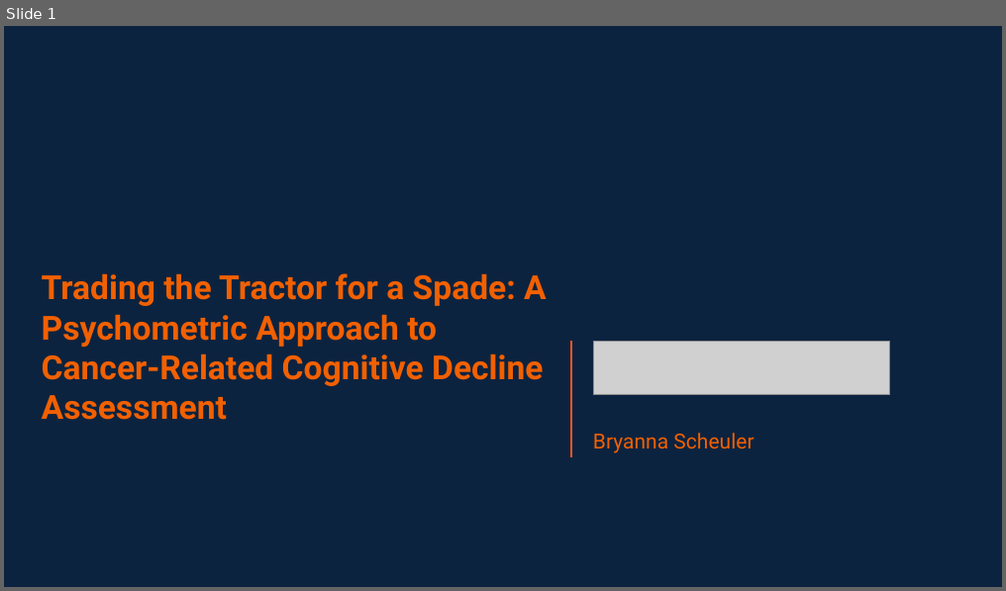
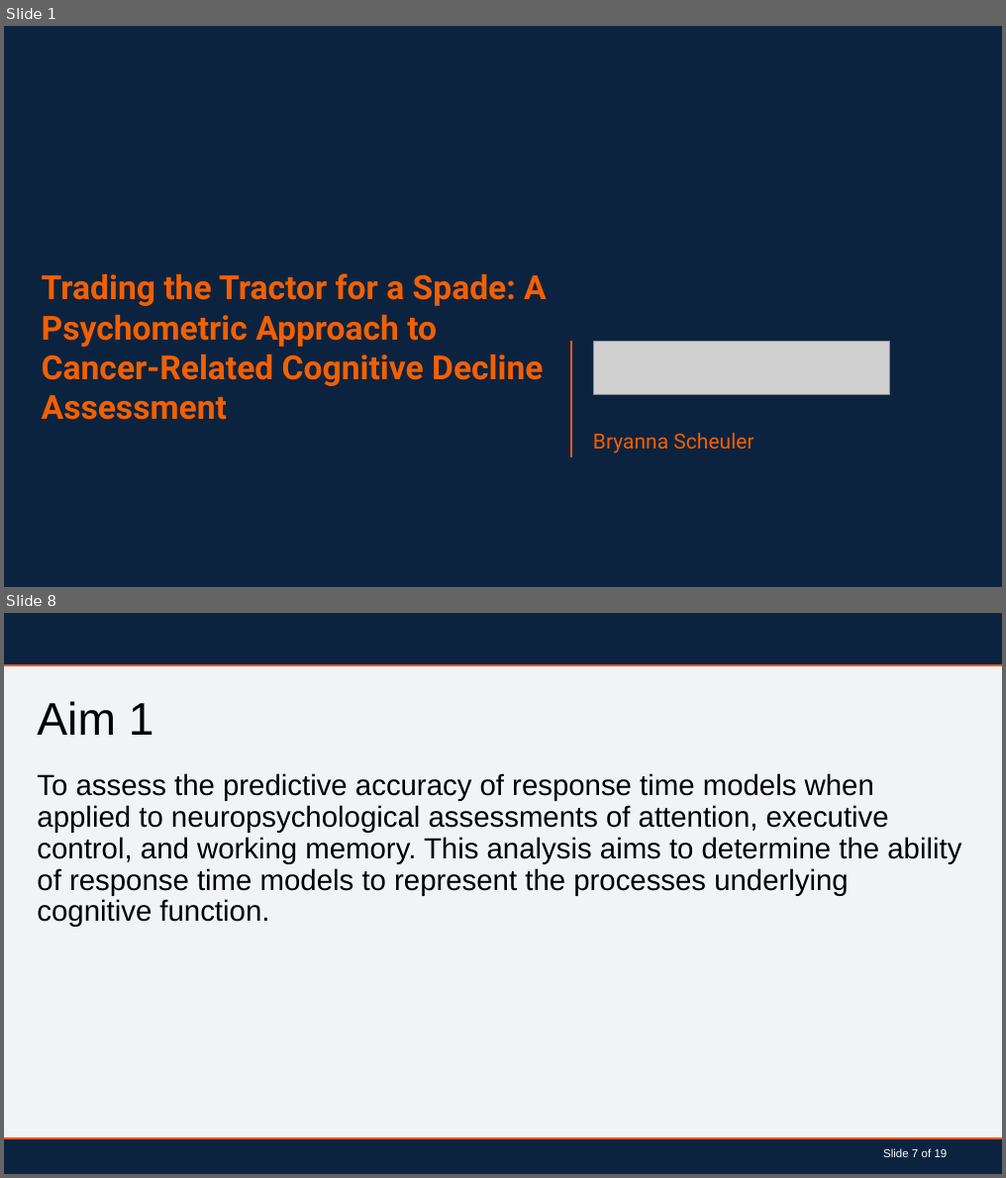
Before and after one commit to BLScheuler/Dissertation, a slide deck: Dissertation_PowerPoint.pptx. Shown one above the other, each under a label of ours: slide 1 before the commit, slides 1 and 8 after it; the slides between them are not shown. The pictures are 1006x591 and 1006x1178 pixels, drawn with LibreOffice and Linux fonts; fonts in the diff are those of the drawing; grey boxes stand for pictures; background and template pictures are left out. Boxes give left, top, right and bottom in pixels: in the first picture for what was removed or moved away, otherwise in the second. Text is boxed around its words. In the diff, an @@ line names an element or a change of style, - is before the commit and + after.

```diff
--- a/Dissertation_PowerPoint.pptx
+++ b/Dissertation_PowerPoint.pptx
@@ slide 8 added at (x1=4, y1=613, x2=1002, y2=1174), background #FFFFFF; not listed: 5 template elements that a slide beside it also shows @@
@@ title added at (x1=37, y1=701, x2=154, y2=735), 44 pt, text #000000 @@
+Aim 1
@@ text added at (x1=37, y1=773, x2=961, y2=927), 28 pt, text #000000 @@
+To assess the predictive accuracy of response time models when applied to neuropsychological assessments of attention, executive control, and working memory. This analysis aims to determine the ability of response time models to represent the processes underlying cognitive function.
@@ text added at (x1=883, y1=1149, x2=947, y2=1157), 11 pt, text #FFFFFF @@
+Slide 7 of 19
```
Also in this commit, not shown: 12 slides changed, 6 other slides added.
